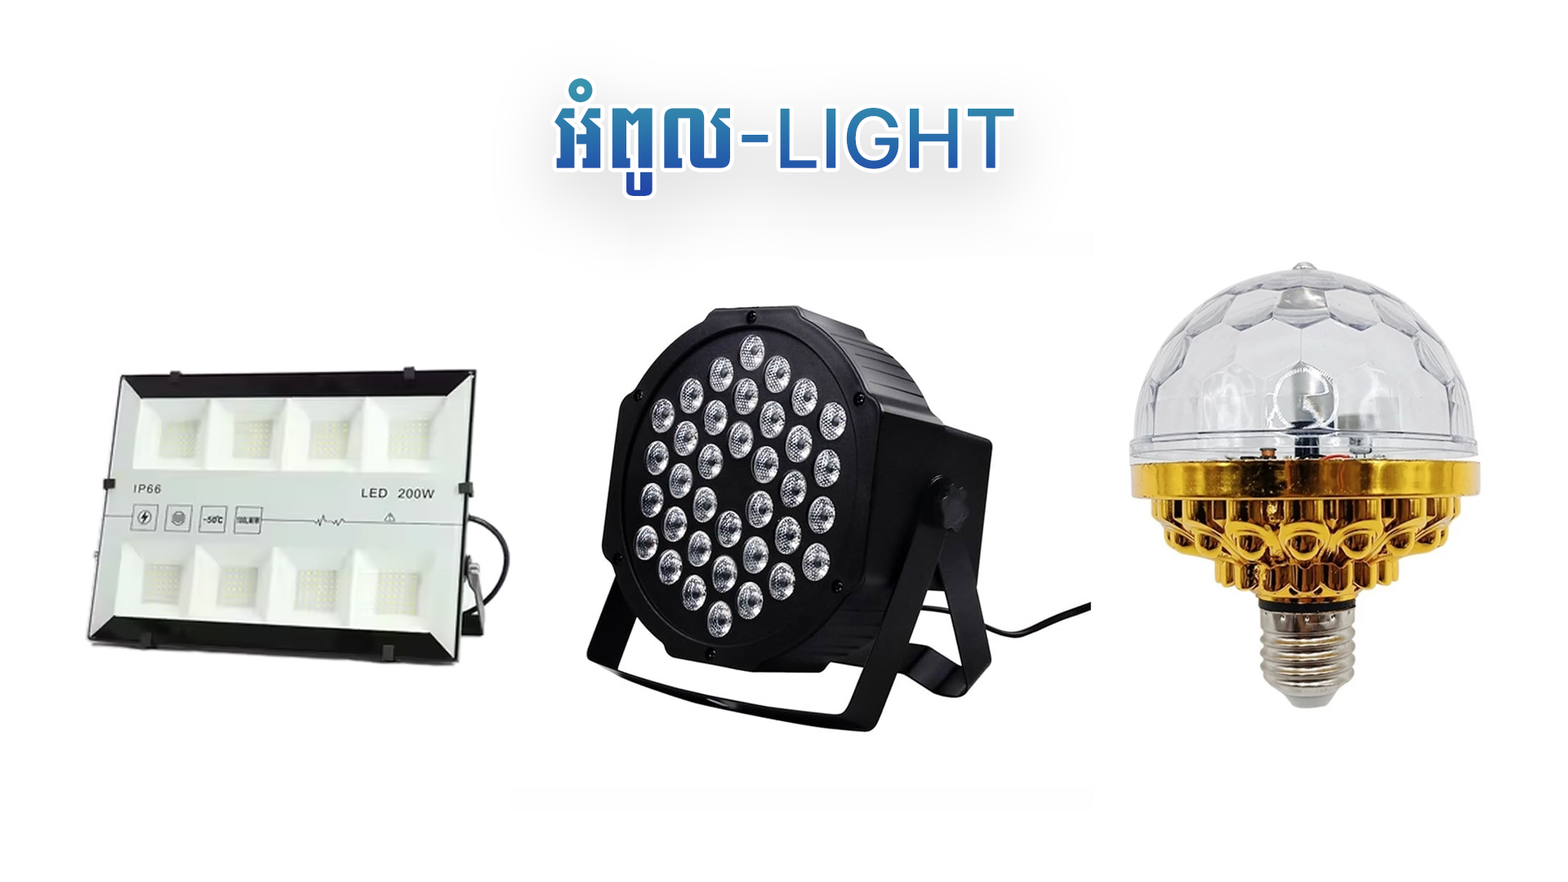
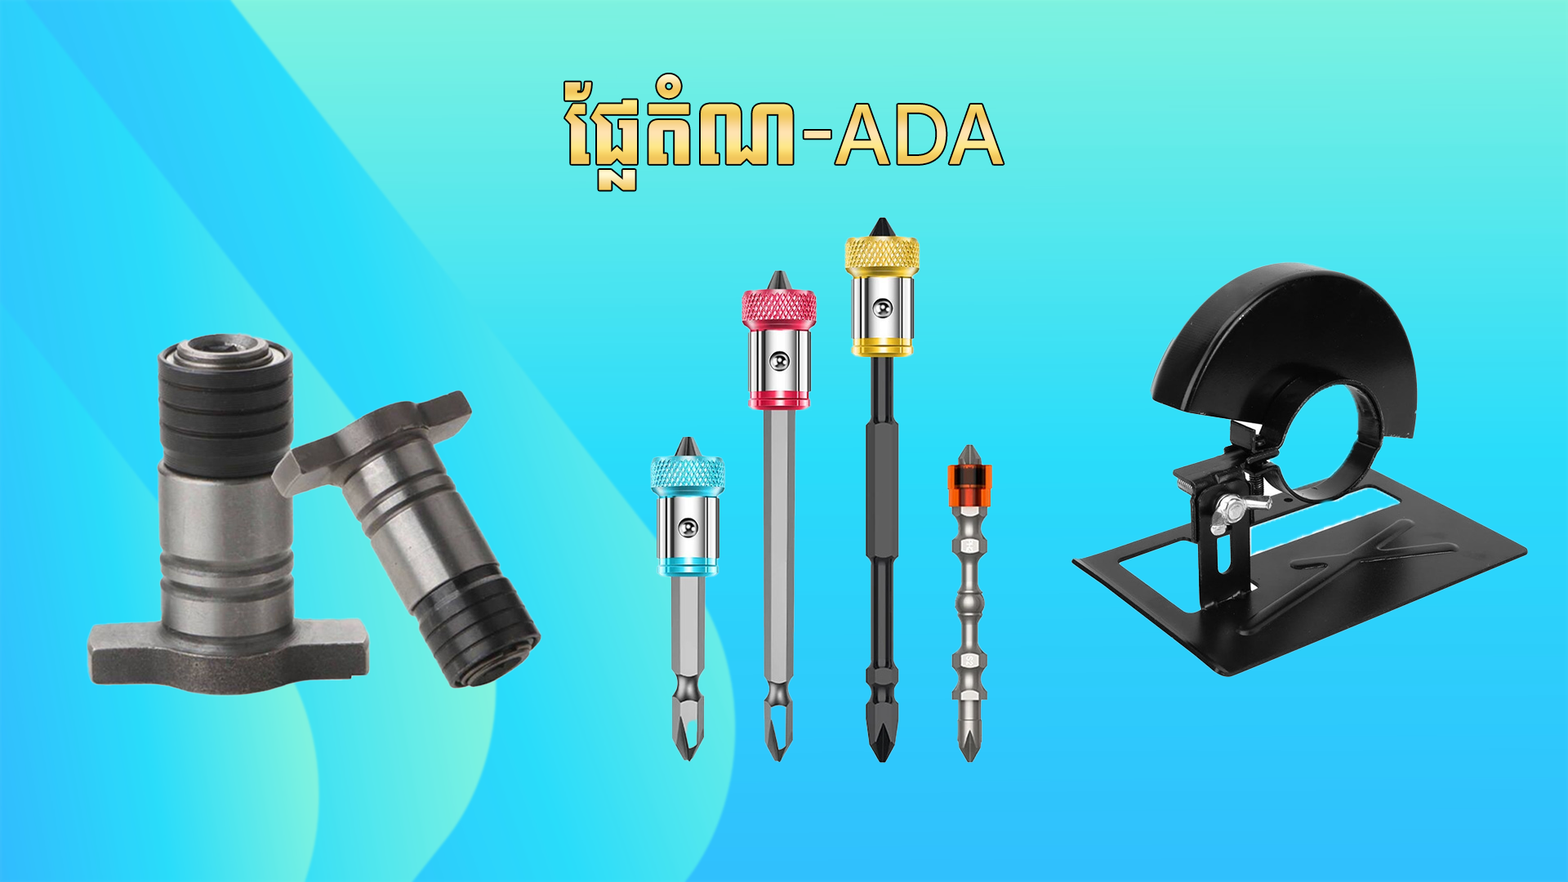
Before/after of a (1568, 882) layered artwork. What changed in the layer stack:
added layer "Layer 6" above "Layer 5" over left=649, top=216, right=994, bottom=763
added layer "Layer 5" above "ផ្លែតំណ-ADA" over left=1070, top=260, right=1529, bottom=678
renamed "អំពូល-LIGHT" to "ផ្លែតំណ-ADA", painted on it over left=554, top=74, right=1015, bottom=196
added layer "Layer 7" above "kjue_15" over left=85, top=332, right=543, bottom=697
added layer "kjue_15" (90%) above "Rectangle 1" over left=0, top=0, right=1568, bottom=882
added layer "Rectangle 1" above "13" over left=0, top=0, right=1568, bottom=882
added layer "13" above "30" over left=0, top=0, right=584, bottom=816
added layer "30" above "f5539b2a-43a5-4be8-9c41-0489a3330a23" over left=583, top=0, right=1168, bottom=816
added layer "f5539b2a-43a5-4be8-9c41-0489a3330a23" above "Layer 2" over left=0, top=0, right=1568, bottom=882
hid "Layer 2" over left=0, top=55, right=629, bottom=882
hid "7-8" over left=1013, top=66, right=1568, bottom=882
hid "Layer 1" over left=508, top=109, right=1093, bottom=882
removed layer "Layer 0" over left=0, top=0, right=1568, bottom=882